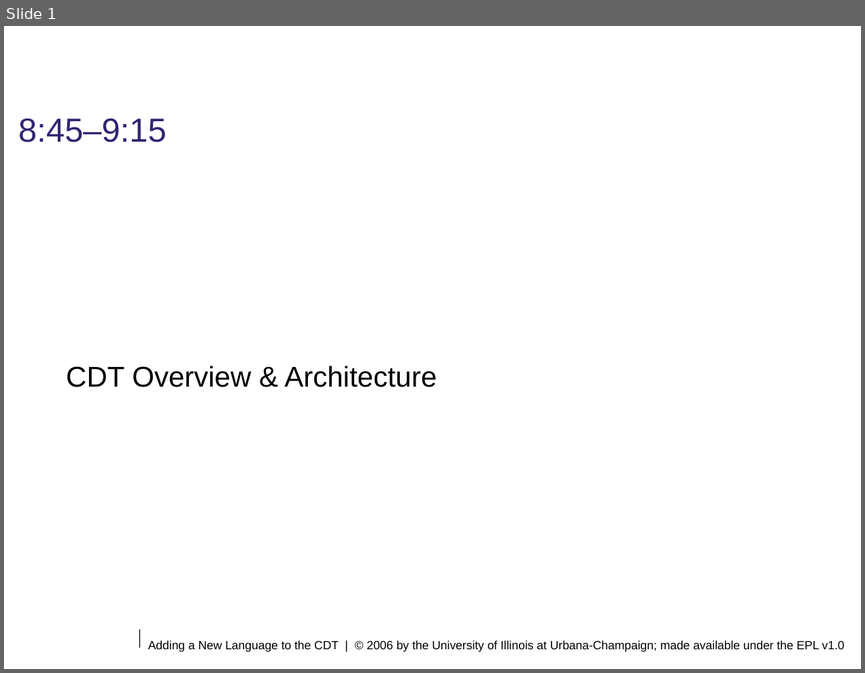
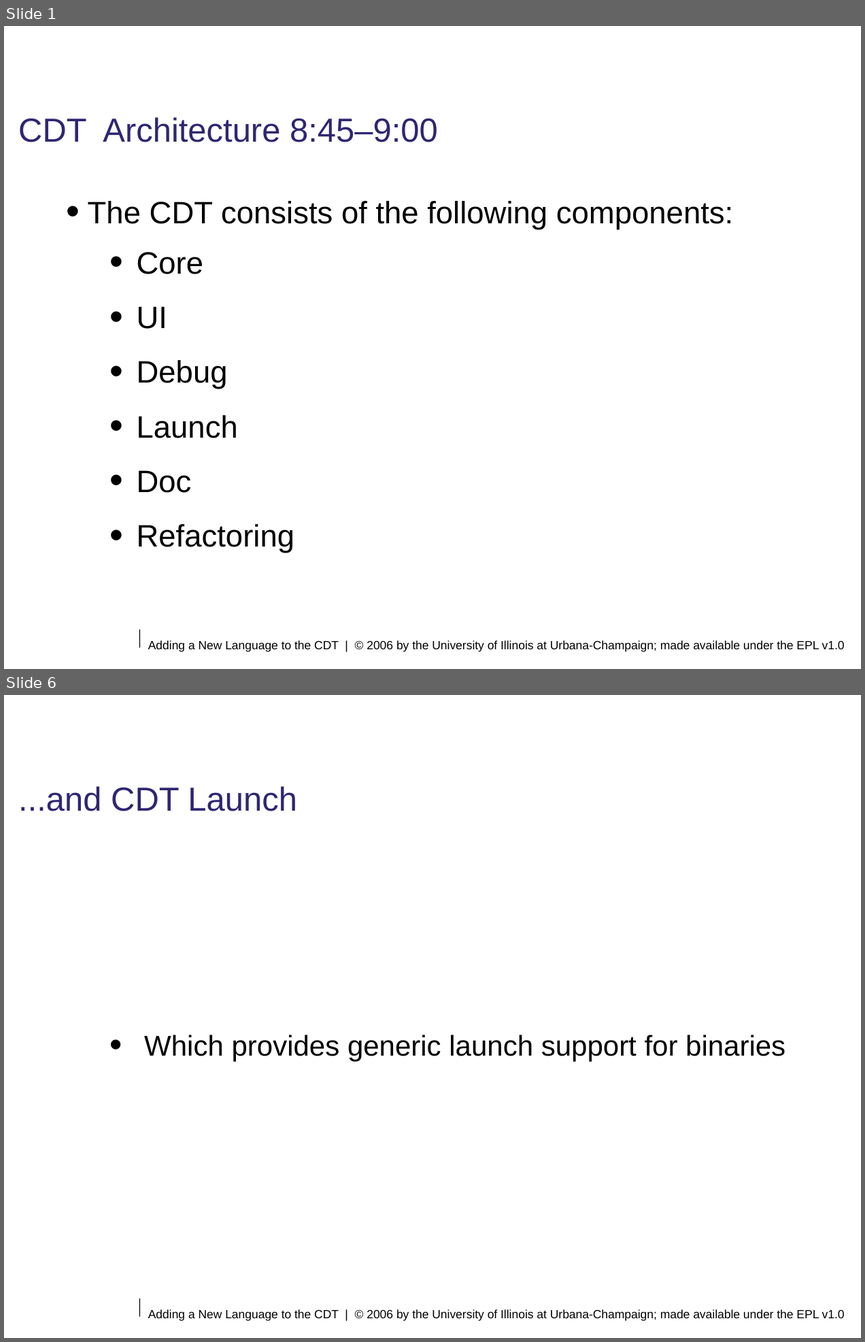
Before and after one commit to eclipse-ptp/ptp.photran, a slide deck: org.eclipse.photran-dev-docs/eclipsecon-2006/cdt-overview-architecture.odp. Shown one above the other, each under a label of ours: slide 1 before the commit, slides 1 and 6 after it; the slides between them are not shown. The pictures are 865x673 and 865x1342 pixels, drawn with LibreOffice and Linux fonts; fonts in the diff are those of the drawing; background and template pictures are left out. Boxes give left, top, right and bottom in pixels: in the first picture for what was removed or moved away, otherwise in the second. Text is boxed around its words. In the diff, an @@ line names an element or a change of style, - is before the commit and + after.

```diff
--- a/org.eclipse.photran-dev-docs/eclipsecon-2006/cdt-overview-architecture.odp
+++ b/org.eclipse.photran-dev-docs/eclipsecon-2006/cdt-overview-architecture.odp
@@ slide 6 added at [4, 695, 861, 1338], background #FFFFFF; not listed: 2 template elements that a slide beside it also shows @@
@@ title added at [18, 786, 297, 811], 28 pt, text #2F2672 @@
+...and CDT Launch
@@ subtitle added at [144, 1034, 785, 1061], 24 pt, text #000000 @@
+  • Which provides generic launch support for binaries
@@ slide 1 changed as well @@
@@ title at [18, 117, 438, 142]: text changed @@
-8:45–9:15
+CDT Architecture 8:45–9:00
@@ text "The CDT consists of the ..." at [88, 201, 733, 552]: vertical alignment middle to top @@
@@ text at [88, 201, 733, 552]: text changed; size 24 to 26 pt @@
-CDT Overview & Architecture
+• The CDT consists of the following components:
+  • Core
+  • UI
+  • Debug
+  • Launch
+  • Doc
+  • Refactoring
```
Also in this commit, not shown: 4 other slides added, 1 other file.
